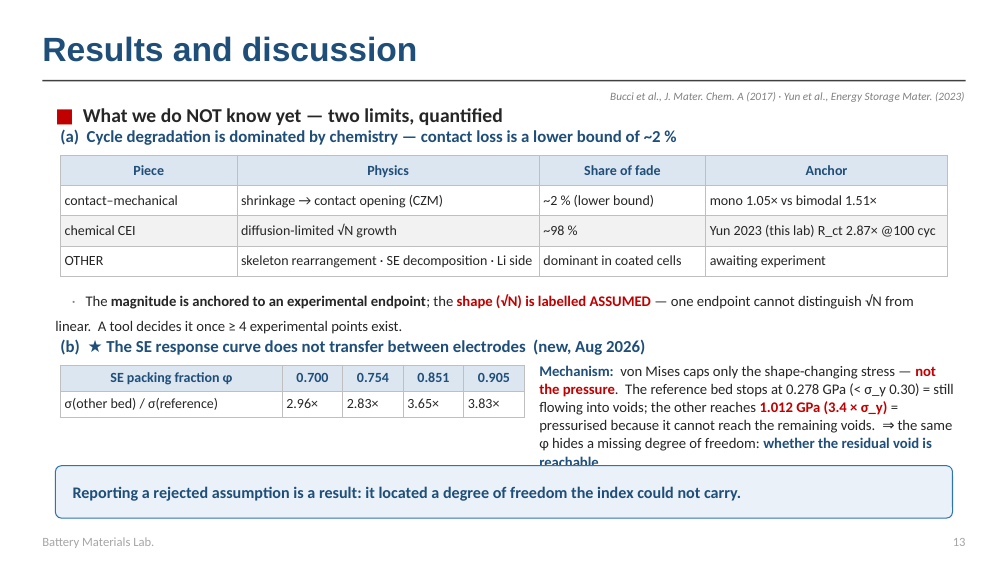
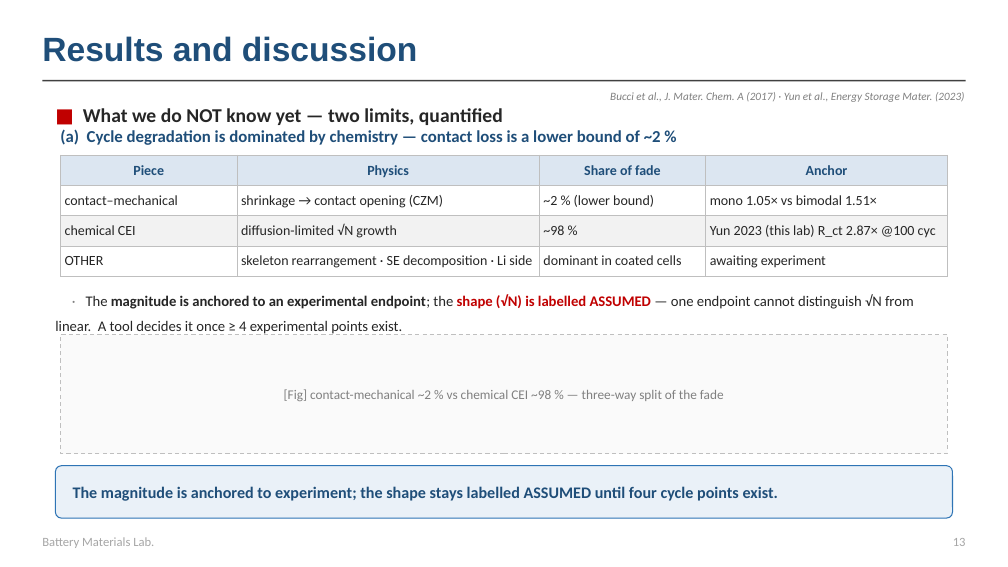
Before and after one commit to yonghoon7153-source/Yonghoon-DEM-DFT, a slide deck: slide 14 of docs/seminar/seminar_20260806.pptx. Drawn at 1008x567 pixels with LibreOffice and Linux fonts; fonts in the diff are those of the drawing. Boxes give left, top, right and bottom in pixels: in the first picture for what was removed or moved away, otherwise in the second. Text is boxed around its words. In the diff, an @@ line names an element or a change of style, - is before the commit and + after.

```diff
--- a/docs/seminar/seminar_20260806.pptx
+++ b/docs/seminar/seminar_20260806.pptx
@@ text removed at [60, 339, 645, 355] @@
-(b) ★ The SE response curve does not transfer between electrodes (new, Aug 2026)
@@ rectangle added at [60, 335, 948, 454], fill #FAFAFA, outline #BFBFBF 0.75 pt dashed @@
@@ table removed at [60, 365, 524, 466], 2 rows, 5 columns @@
-SE packing fraction φ | 0.700 | 0.754 | 0.851 | 0.905
-σ(other bed) / σ(reference) | 2.96× | 2.83× | 3.65× | 3.83×
@@ text added at [284, 389, 724, 401], 9.5 pt, text #808080 @@
+[Fig] contact-mechanical ~2 % vs chemical CEI ~98 % — three-way split of the fade
@@ text removed at [539, 365, 953, 466] @@
-Mechanism: von Mises caps only the shape-changing stress — not the pressure. The reference bed stops at 0.278 GPa (< σ_y 0.30) = still flowing into voids; the other reaches 1.012 GPa (3.4 × σ_y) = pressurised because it cannot reach the remaining voids. ⇒ the same φ hides a missing degree of freedom: whether the residual void is reachable.
@@ text at [73, 486, 778, 501]: text changed @@
-Reporting a rejected assumption is a result: it located a degree of freedom the index could not carry.
+The magnitude is anchored to experiment; the shape stays labelled ASSUMED until four cycle points exist.
```
Also in this commit, not shown: 4 other slides changed, 1 slide added, 1 other file.
